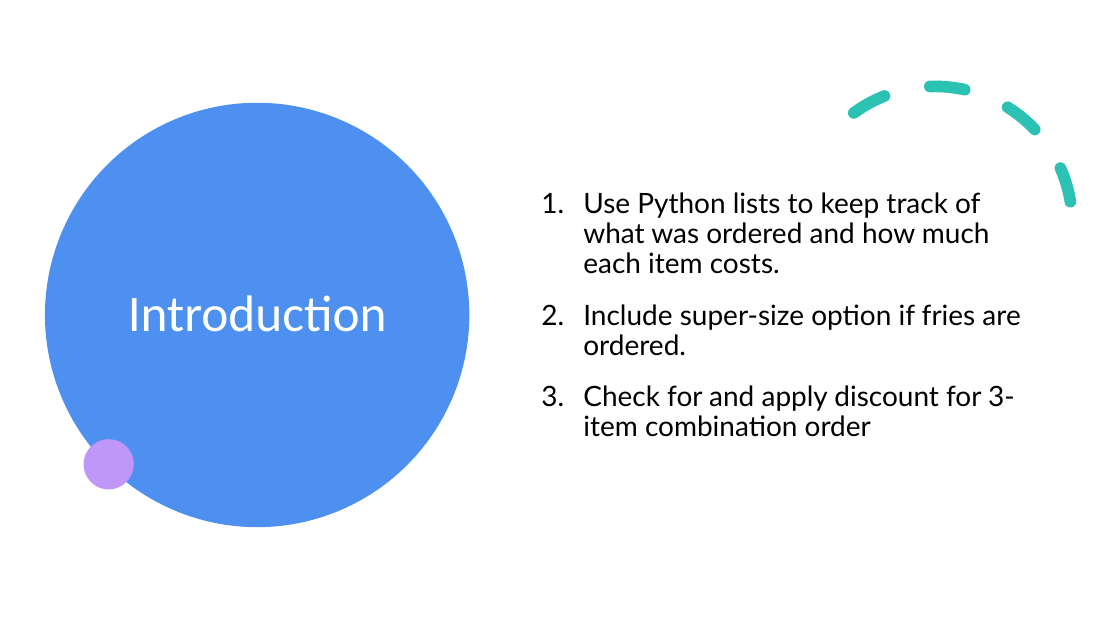
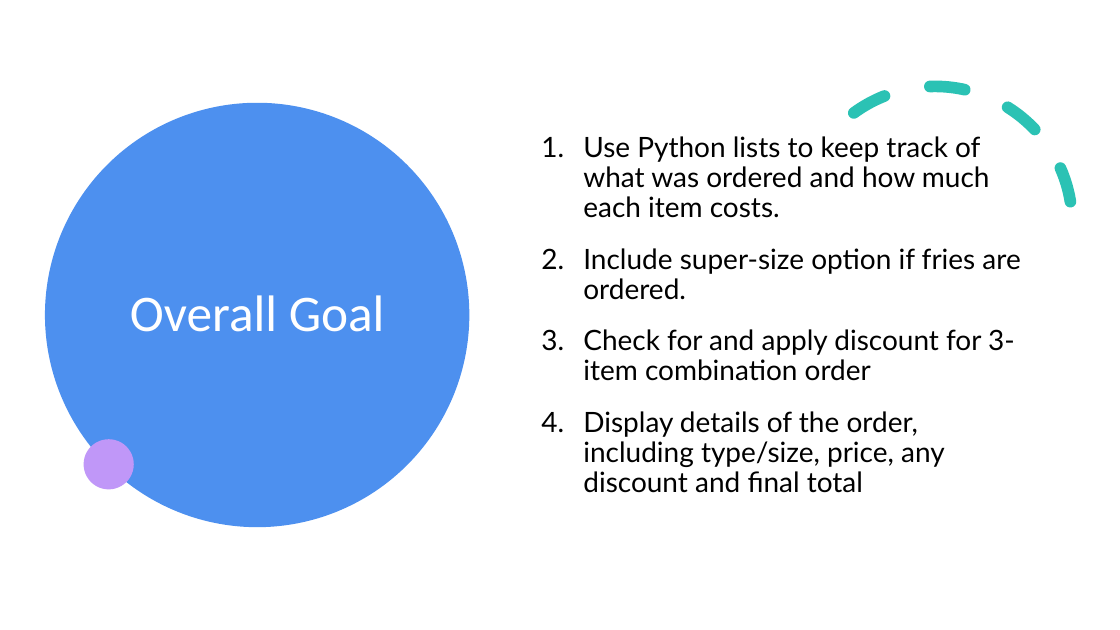
Before and after one commit to fmorriso/python-combo-menu-using-list, a slide deck: slide 3 of Combo Menu with lists using python.pptx. Drawn at 1120x630 pixels with LibreOffice and Linux fonts; fonts in the diff are those of the drawing. Boxes give left, top, right and bottom in pixels: in the first picture for what was removed or moved away, otherwise in the second. Text is boxed around its words. In the diff, an @@ line names an element or a change of style, - is before the commit and + after.

```diff
--- a/Combo Menu with lists using python.pptx
+++ b/Combo Menu with lists using python.pptx
@@ title at (130, 295, 385, 332): text changed @@
-Introduction
+Overall Goal
@@ text at (583, 411, 945, 493): paragraph added @@
+4. Display details of the order, including type/size, price, any discount and final total
```
Also in this commit, not shown: 1 other slide changed, 1 slide added.
